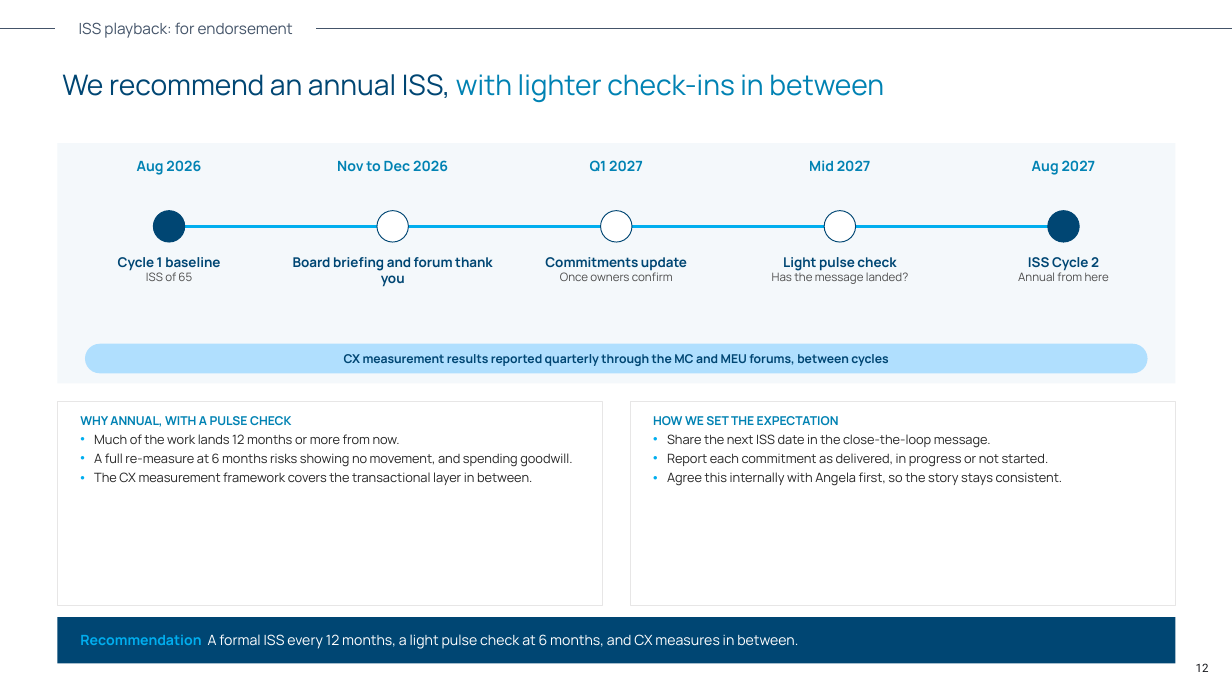
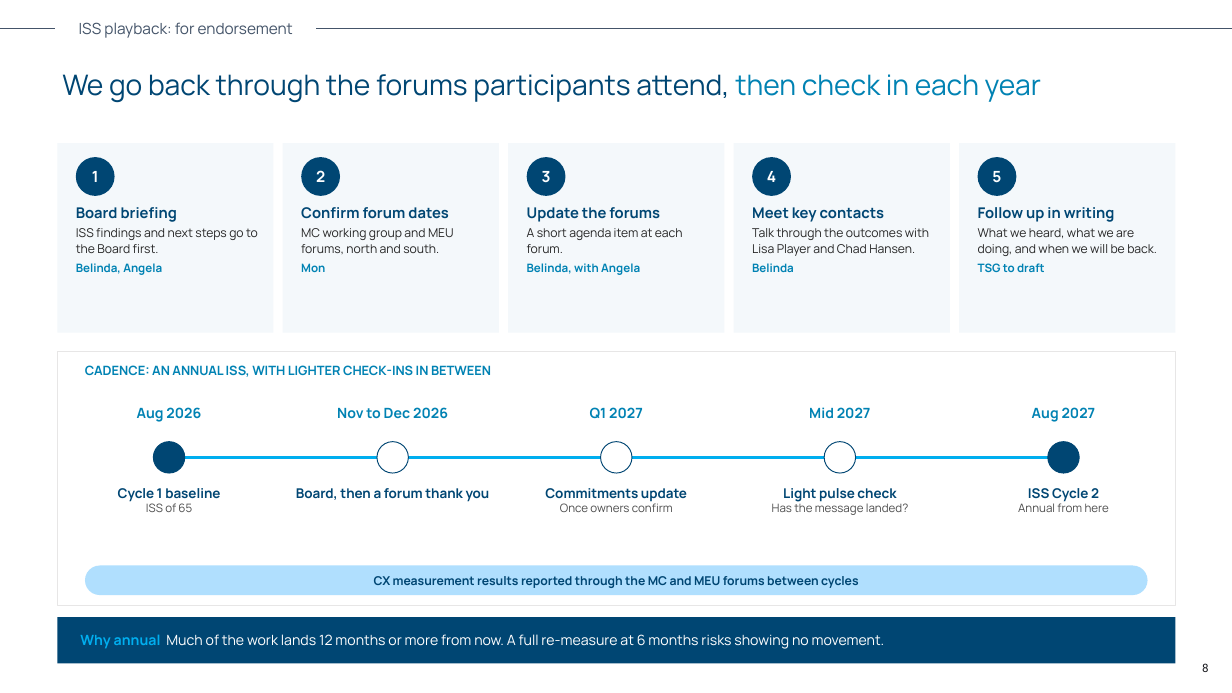
Before and after one commit to alyciawolf02/claude, a slide deck: slide 8 of outputs/ISS_Playback_For_Endorsement.pptx (slide 12 before the commit). Drawn at 1232x693 pixels with LibreOffice and Linux fonts; fonts in the diff are those of the drawing. Boxes give left, top, right and bottom in pixels: in the first picture for what was removed or moved away, otherwise in the second. Text is boxed around its words. In the diff, an @@ line names an element or a change of style, - is before the commit and + after.

```diff
--- a/outputs/ISS_Playback_For_Endorsement.pptx
+++ b/outputs/ISS_Playback_For_Endorsement.pptx
@@ text at <box>62,74,1041,103</box>: text changed; text colour #0082B3 to #004673 @@
-We recommend an annual ISS, with lighter check-ins in between
+We go back through the forums participants attend, then check in each year
@@ rectangle added at <box>57,143,274,333</box>, fill #F4F8FB @@
@@ rectangle added at <box>283,143,499,333</box>, fill #F4F8FB @@
@@ rectangle: place and size @@
-rectangle at <box>57,143,1176,384</box>
+rectangle at <box>508,143,725,333</box>
@@ rectangle added at <box>734,143,950,333</box>, fill #F4F8FB @@
@@ rectangle added at <box>959,143,1176,333</box>, fill #F4F8FB @@
@@ ellipse added at <box>76,157,115,196</box>, fill #004673, 12 pt, text #FFFFFF, bold @@
+1
@@ ellipse added at <box>301,157,340,196</box>, fill #004673, 12 pt, text #FFFFFF, bold @@
+2
@@ ellipse added at <box>527,157,566,196</box>, fill #004673, 12 pt, text #FFFFFF, bold @@
+3
@@ ellipse added at <box>752,157,791,196</box>, fill #004673, 12 pt, text #FFFFFF, bold @@
+4
@@ ellipse added at <box>978,157,1017,196</box>, fill #004673, 12 pt, text #FFFFFF, bold @@
+5
@@ text added at <box>76,207,258,275</box>, 9.5 pt, text #262626 @@
+Board briefing
+ISS findings and next steps go to the Board first.
+Belinda, Angela
@@ text added at <box>301,207,454,272</box>, 9.5 pt, text #262626 @@
+Confirm forum dates
+MC working group and MEU forums, north and south.
+Mon
@@ text added at <box>527,207,683,275</box>, 9.5 pt, text #262626, bold @@
+Update the forums
+A short agenda item at each forum.
+Belinda, with Angela
@@ text added at <box>752,207,929,272</box>, 9.5 pt, text #262626 @@
+Meet key contacts
+Talk through the outcomes with Lisa Player and Chad Hansen.
+Belinda
@@ text added at <box>978,207,1157,273</box>, 9.5 pt, text #262626 @@
+Follow up in writing
+What we heard, what we are doing, and when we will be back.
+TSG to draft
@@ rectangle: place and size @@
-rectangle at <box>57,402,603,605</box>
+rectangle at <box>57,351,1176,605</box>
@@ text added at <box>85,365,491,377</box>, 10 pt, text #0082B3, bold @@
+CADENCE: AN ANNUAL ISS, WITH LIGHTER CHECK-INS IN BETWEEN
@@ text removed at <box>80,416,572,485</box> @@
-WHY ANNUAL, WITH A PULSE CHECK
-• Much of the work lands 12 months or more from now.
-• A full re-measure at 6 months risks showing no movement, and spending goodwill.
-• The CX measurement framework covers the transactional layer in between.
@@ rectangle removed at <box>630,402,1176,605</box> @@
@@ text removed at <box>653,416,1063,486</box> @@
-HOW WE SET THE EXPECTATION
-• Share the next ISS date in the close-the-loop message.
-• Report each commitment as delivered, in progress or not started.
-• Agree this internally with Angela first, so the story stays consistent.
@@ 5 texts: place and size @@
-5 texts at <box>137,160,1096,175</box>
+5 texts at <box>137,407,1096,422</box>
@@ 5 ellipses, 1 line: place and size @@
-5 ellipses, 1 line at <box>153,211,1080,242</box>
+5 ellipses, 1 line at <box>153,442,1080,473</box>
@@ text "Cycle 1 baseline": place and size @@
-text "Cycle 1 baseline" at <box>118,257,220,281</box>
+text "Cycle 1 baseline" at <box>118,488,220,512</box>
@@ text at <box>296,488,490,502</box>: text changed @@
-Board briefing and forum thank you
+Board, then a forum thank you
@@ text "Commitments update": place and size @@
-text "Commitments update" at <box>545,257,687,281</box>
+text "Commitments update" at <box>545,488,687,512</box>
@@ text "Light pulse check": place and size @@
-text "Light pulse check" at <box>772,257,908,284</box>
+text "Light pulse check" at <box>772,488,908,515</box>
@@ text "ISS Cycle 2": place and size @@
-text "ISS Cycle 2" at <box>1018,257,1109,281</box>
+text "ISS Cycle 2" at <box>1018,488,1109,512</box>
@@ rounded rectangle "CX measurement results reported through ...": place and size @@
-rounded rectangle "CX measurement results reported through ..." at <box>85,344,1148,373</box>
+rounded rectangle "CX measurement results reported through ..." at <box>85,566,1148,595</box>
@@ text in rounded rectangle at <box>374,576,858,588</box>: text changed @@
-CX measurement results reported quarterly through the MC and MEU forums, between cycles
+CX measurement results reported through the MC and MEU forums between cycles
@@ text in rectangle at <box>80,634,885,649</box>: text changed @@
-Recommendation A formal ISS every 12 months, a light pulse check at 6 months, and CX measures in between.
+Why annual Much of the work lands 12 months or more from now. A full re-measure at 6 months risks showing no movement.
@@ page number at <box>1202,663,1209,672</box>: text changed @@
-12
+8
```
Also in this commit, not shown: 6 other slides changed, 6 slides removed.
